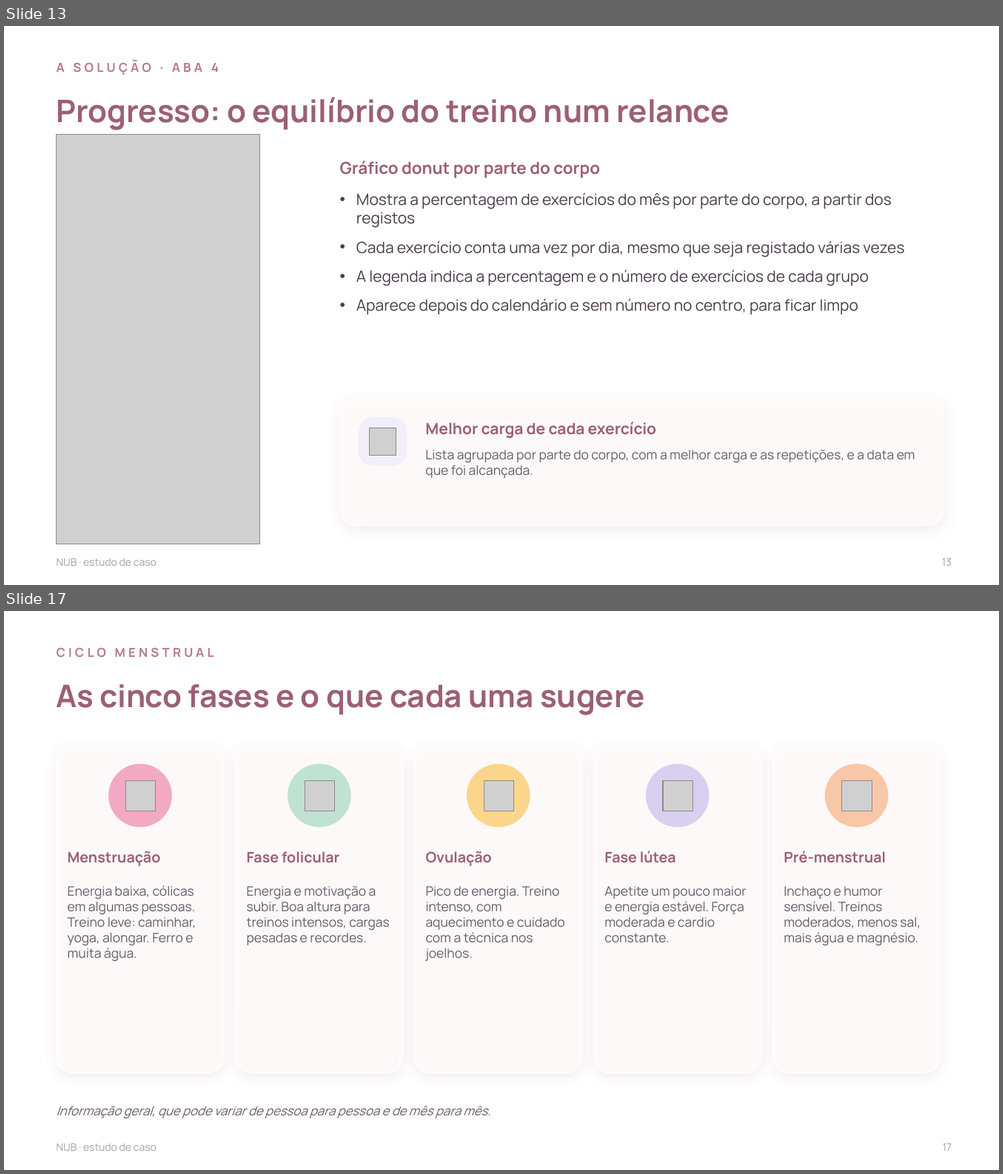
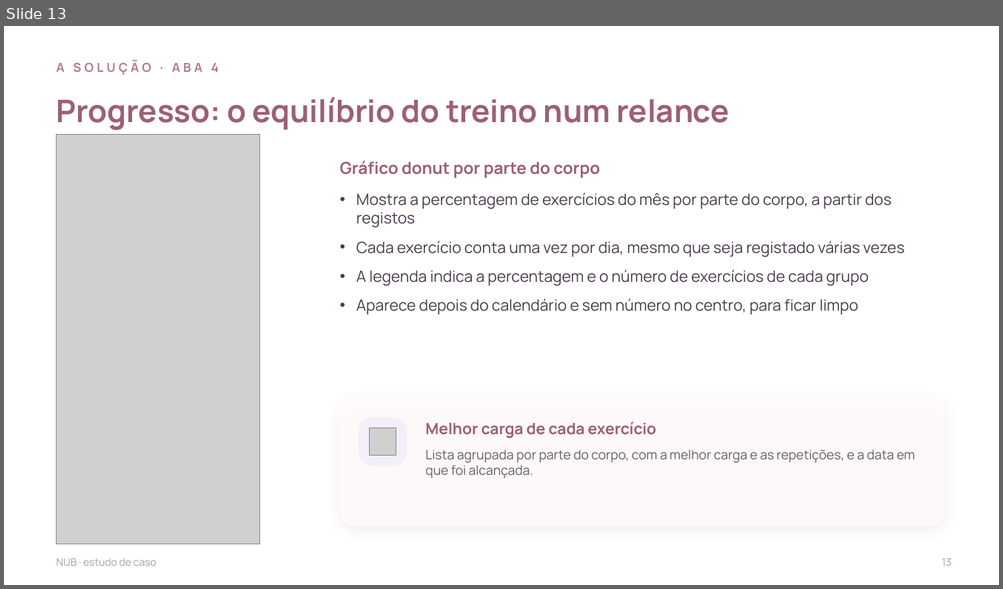
Before and after one commit to nauquero/nau-quero, a slide deck: NIJB-estudo-de-caso-completo.pptx. Shown one above the other, each under a label of ours: slides 13 and 17 before the commit, slide 13 after it; the slides between them are not shown. The pictures are 1003x1174 and 1003x589 pixels, drawn with LibreOffice and Linux fonts; fonts in the diff are those of the drawing; grey boxes stand for pictures; background and template pictures are left out. Boxes give left, top, right and bottom in pixels: in the first picture for what was removed or moved away, otherwise in the second. Text is boxed around its words. In the diff, an @@ line names an element or a change of style, - is before the commit and + after.

```diff
--- a/NIJB-estudo-de-caso-completo.pptx
+++ b/NIJB-estudo-de-caso-completo.pptx
@@ slide 17 removed at <box>4,611,999,1170</box>, background picture (left out) @@
@@ text removed at <box>57,647,214,657</box> @@
-CICLO MENSTRUAL
@@ text removed at <box>57,684,645,715</box> @@
-As cinco fases e o que cada uma sugere
@@ rounded rectangle removed at <box>57,745,224,1073</box> @@
@@ ellipse removed at <box>108,764,172,827</box> @@
@@ rounded rectangle removed at <box>236,745,403,1073</box> @@
@@ ellipse removed at <box>287,764,351,827</box> @@
@@ rounded rectangle removed at <box>415,745,582,1073</box> @@
@@ ellipse removed at <box>466,764,530,827</box> @@
@@ rounded rectangle removed at <box>594,745,761,1073</box> @@
@@ ellipse removed at <box>646,764,709,827</box> @@
@@ rounded rectangle removed at <box>772,745,940,1073</box> @@
@@ ellipse removed at <box>825,764,888,827</box> @@
@@ picture removed at <box>125,781,156,811</box> @@
@@ picture removed at <box>304,781,335,811</box> @@
@@ picture removed at <box>484,781,514,811</box> @@
@@ picture removed at <box>663,781,693,811</box> @@
@@ picture removed at <box>842,781,872,811</box> @@
@@ text removed at <box>68,851,161,866</box> @@
-Menstruação
@@ text removed at <box>247,851,339,863</box> @@
-Fase folicular
@@ text removed at <box>426,851,492,866</box> @@
-Ovulação
@@ text removed at <box>604,851,676,863</box> @@
-Fase lútea
@@ text removed at <box>783,851,885,863</box> @@
-Pré-menstrual
@@ text removed at <box>68,886,196,962</box> @@
-Energia baixa, cólicas em algumas pessoas. Treino leve: caminhar, yoga, alongar. Ferro e muita água.
@@ text removed at <box>247,886,389,945</box> @@
-Energia e motivação a subir. Boa altura para treinos intensos, cargas pesadas e recordes.
@@ text removed at <box>426,886,565,961</box> @@
-Pico de energia. Treino intenso, com aquecimento e cuidado com a técnica nos joelhos.
@@ text removed at <box>604,886,745,943</box> @@
-Apetite um pouco maior e energia estável. Força moderada e cardio constante.
@@ text removed at <box>783,886,920,946</box> @@
-Inchaço e humor sensível. Treinos moderados, menos sal, mais água e magnésio.
@@ text removed at <box>57,1106,490,1119</box> @@
-Informação geral, que pode variar de pessoa para pessoa e de mês para mês.
@@ text removed at <box>57,1144,156,1151</box> @@
-NIJB · estudo de caso
@@ text removed at <box>942,1144,951,1151</box> @@
-17
```
Also in this commit, not shown: 14 slides changed, 3 other slides removed.
